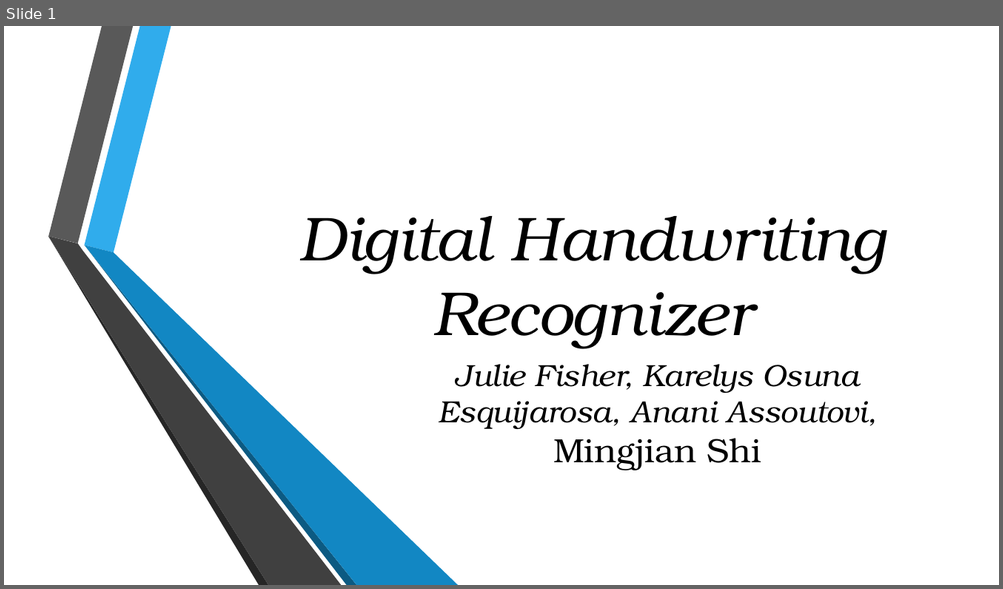
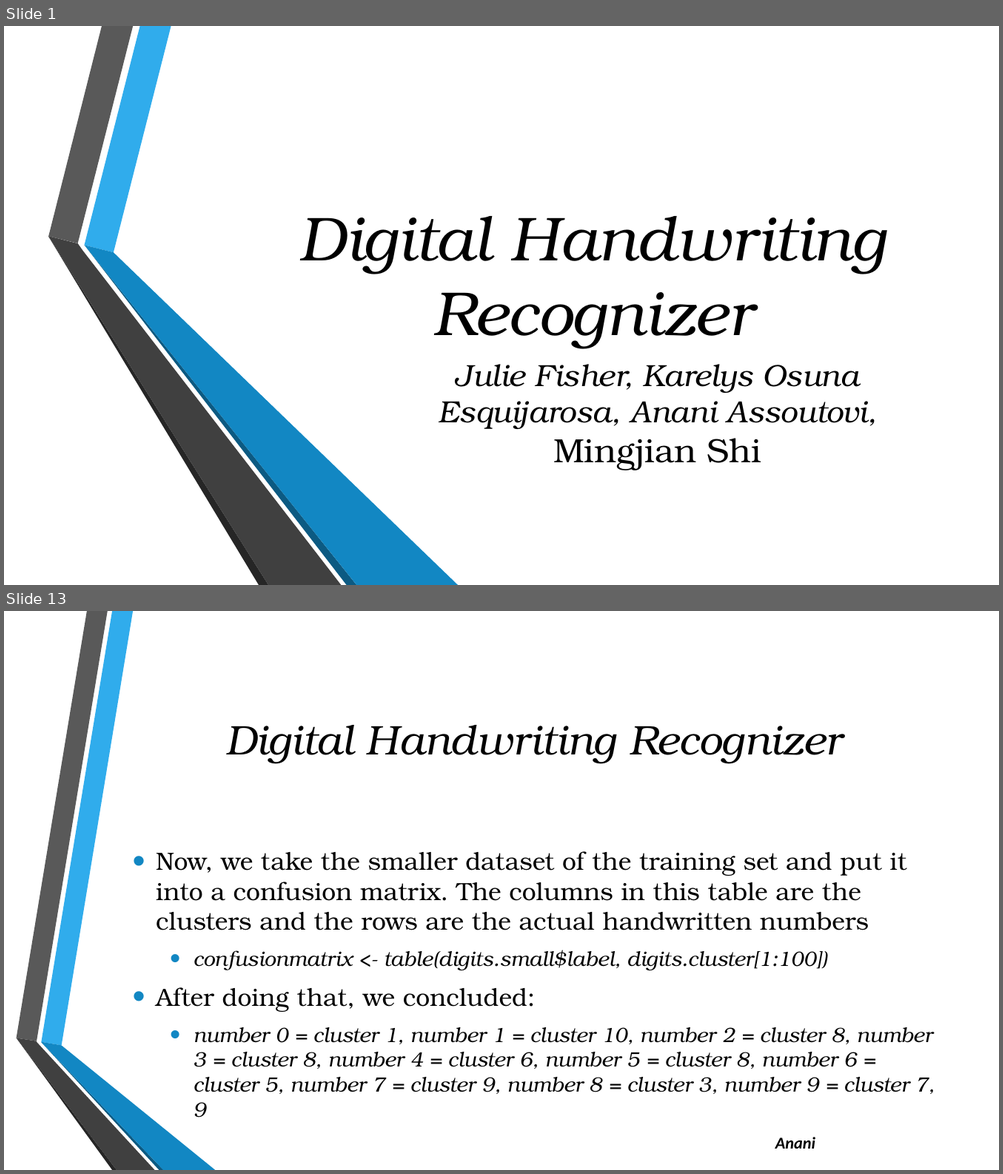
Before and after one commit to julielinx/Final-_Project, a slide deck: Presentation1.pptx. Shown one above the other, each under a label of ours: slide 1 before the commit, slides 1 and 13 after it; the slides between them are not shown. The pictures are 1003x589 and 1003x1174 pixels, drawn with LibreOffice and Linux fonts; fonts in the diff are those of the drawing; background and template pictures are left out. Boxes give left, top, right and bottom in pixels: in the first picture for what was removed or moved away, otherwise in the second. Text is boxed around its words. In the diff, an @@ line names an element or a change of style, - is before the commit and + after.

```diff
--- a/Presentation1.pptx
+++ b/Presentation1.pptx
@@ slide 13 added at bbox=[4, 611, 999, 1170], background picture (left out) @@
@@ title added at bbox=[225, 725, 842, 764], 40 pt, text #000000, italic @@
+Digital Handwriting Recognizer
@@ text added at bbox=[156, 851, 934, 1118], 20 pt, text #000000, italic @@
+• Now, we take the smaller dataset of the training set and put it into a confusion matrix. The columns in this table are the clusters and the rows are the actual handwritten numbers
+  • confusionmatrix <- table(digits.small$label, digits.cluster[1:100])
+• After doing that, we concluded:
+  • number 0 = cluster 1, number 1 = cluster 10, number 2 = cluster 8, number 3 = cluster 8, number 4 = cluster 6, number 5 = cluster 8, number 6 = cluster 5, number 7 = cluster 9, number 8 = cluster 3, number 9 = cluster 7, 9
@@ group added at bbox=[16, 611, 215, 1170]: 6 freeform shapes @@
@@ text added at bbox=[775, 1137, 815, 1149], 16 pt, text #000000, bold, italic @@
+Anani
```
Also in this commit, not shown: 3 slides changed, 9 other slides added.
